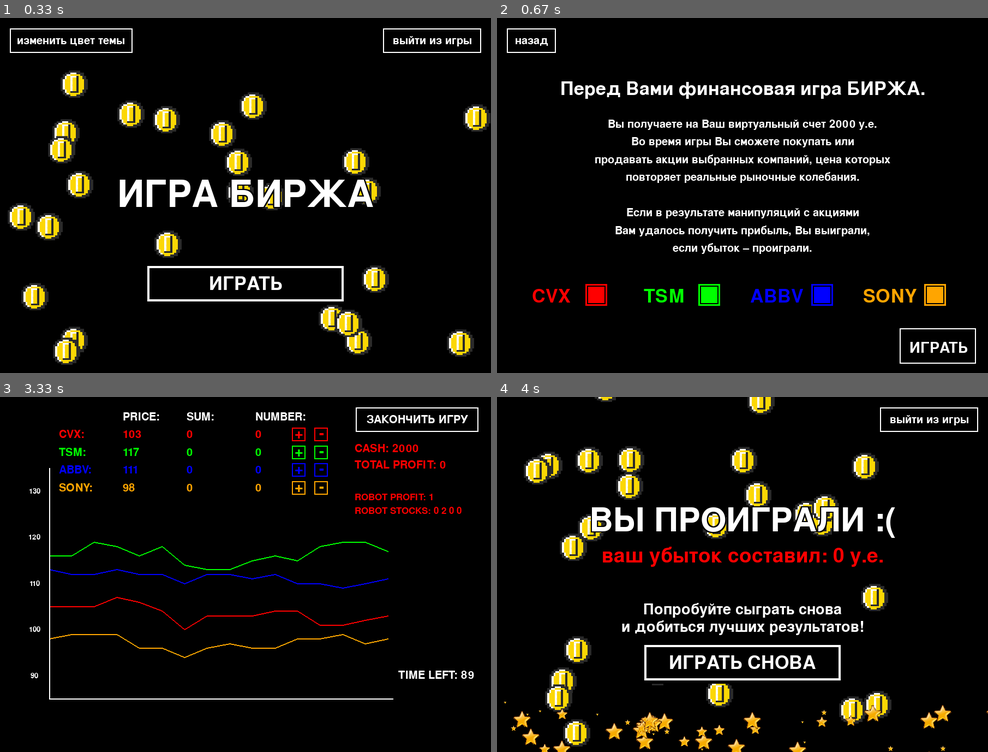
Above: before the commit, frames 1-4 (two rows, left to right).
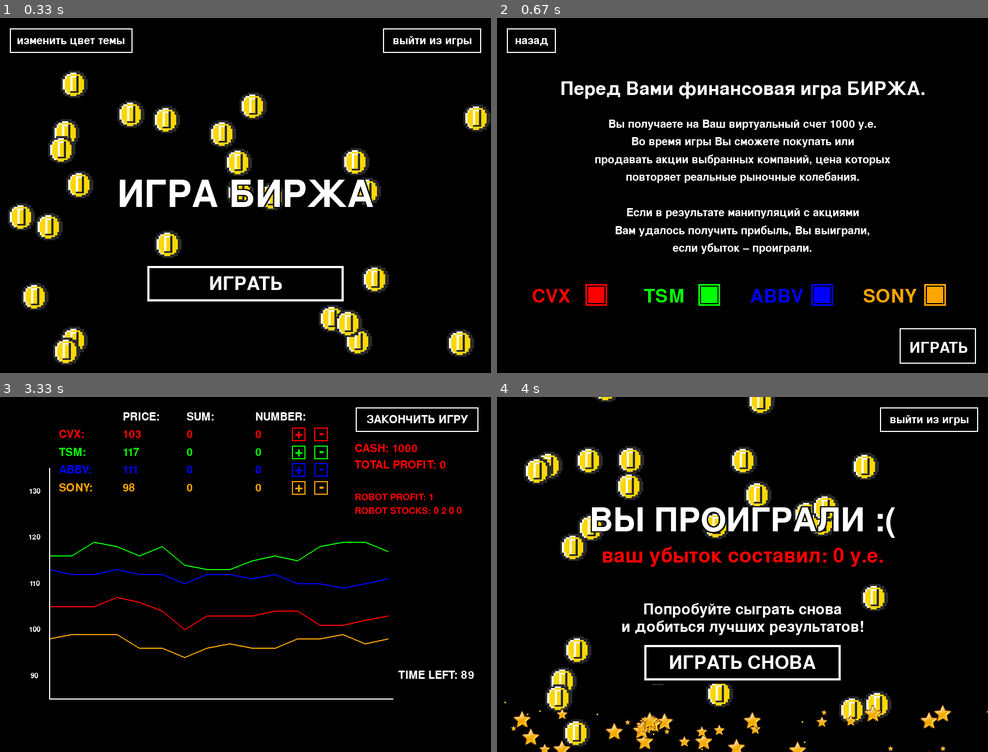
Above: after the commit, the same moments.

Repository: alicevino/project2_PyGame
Game: pygame game, started from main.py
Same seed, same stepped clock (60 frames per second), same inputs: the game is played once before the commit and once after it.
Inputs (mouse positions are in pixels of both pictures, inside the frame that each line leads up to):
- Up to frame 1 (0.33 s): no input
- Up to frame 2 (0.67 s): press the mouse at (624, 199) at 0.37 s; move the mouse to (708, 234) at 0.47 s; release the mouse at (791, 273) at 0.6 s
- Up to frame 3 (3.33 s): click "ИГРАТЬ" at 0.72 s; click "ЗАКОНЧИТЬ ИГРУ" at 1.05 s; click (417, 666) at 1.38 s; press the mouse at (382, 489) at 1.7 s; move the mouse to (220, 524) at 1.8 s; release the mouse at (63, 563) at 1.93 s; press the mouse at (353, 624) at 2.03 s; move the mouse to (368, 663) at 2.13 s; release the mouse at (382, 702) at 2.27 s; press the mouse at (353, 649) at 2.37 s; move the mouse to (319, 656) at 2.47 s; release the mouse at (284, 663) at 2.6 s; click "ИГРАТЬ" at 2.72 s; click "ИГРАТЬ" at 3.05 s
- Up to frame 4 (4 s): click "ЗАКОНЧИТЬ ИГРУ" at 3.38 s; press the mouse at (821, 496) at 3.7 s; move the mouse to (865, 546) at 3.8 s; release the mouse at (909, 599) at 3.93 s

Frame 1 is identical in both runs. In frame 2, 0.4% of the frame differs, in the area x 22-78%, y 28-32%; in frame 3, less than 0.1%; in frame 4, nothing differs.

Commit message:
added ability to choose companies

Diff:
--- a/main.py
+++ b/main.py
@@ -43,11 +43,11 @@
                     params.THEME, params.COLOR = params.COLOR, params.THEME
 
         # choose_level()
-        # if event.type == pygame.MOUSEBUTTONUP and event.button == pygame.BUTTON_LEFT:
-        #     if (width * 0.23 * 1 - width * 0.05 <= event.pos[0] <= width * 0.23 * 4 - width * 0.05 + 40
-        #             and height * 0.75 <= event.pos[1] < height * 0.75 + 40):
-        #         if WINDOW == 'level':
-        #             window.choose_level(event.pos)
+        if event.type == pygame.MOUSEBUTTONUP and event.button == pygame.BUTTON_LEFT:
+            if (params.width * 0.23 * 1 - params.width * 0.05 <= event.pos[0] <= params.width * 0.23 * 4 - params.width * 0.05 + 40
+                    and params.height * 0.75 <= event.pos[1] < params.height * 0.75 + 40):
+                if params.WINDOW == 'level':
+                    window.choose_level(event.pos)
 
         # переход from start to level
         if event.type == pygame.MOUSEBUTTONUP and event.button == pygame.BUTTON_LEFT:
--- a/params.py
+++ b/params.py
@@ -18,10 +18,8 @@
 ALERT = False
 HINT = False
 
-# data_n = []  # random
-
 # Параметры игрока
-INITIAL_CASH = 2_000
+INITIAL_CASH = 1_000
 CUR_CASH = INITIAL_CASH
 
 PL = []
@@ -30,7 +28,6 @@
     'TSM': [data_reader.data_tsm, True, 'green', 0],
     'ABBV': [data_reader.data_abbv, True, 'blue', 0],
     'SONY': [data_reader.data_sony, True, 'orange', 0],
-    # data_n: False
 }
 
 # Параметры робота
@@ -39,7 +36,6 @@
     'TSM': [True, 0, 0, 0],
     'ABBV': [True, 0, 0, 0],
     'SONY': [True, 0, 0, 0],
-    # data_n: False
 }
 ROBOT_CUR_CASH = INITIAL_CASH
 ROBOT_USE_STOP = True
Not shown, changed: TODO.txt
